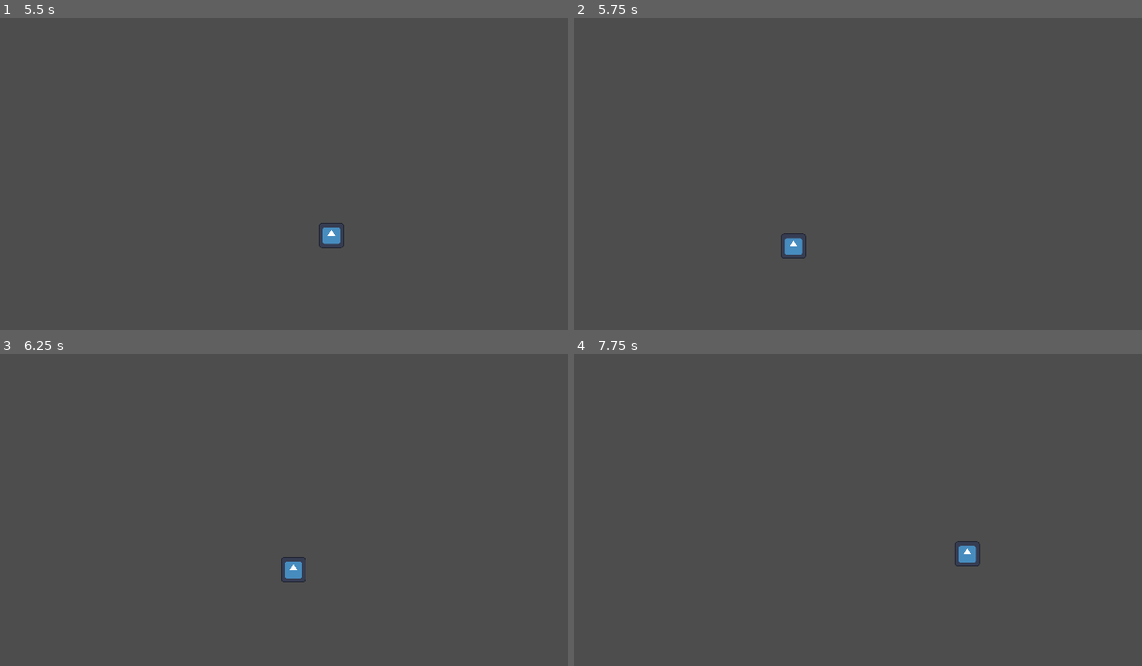
Above: before the commit, frames 1-4 (two rows, left to right).
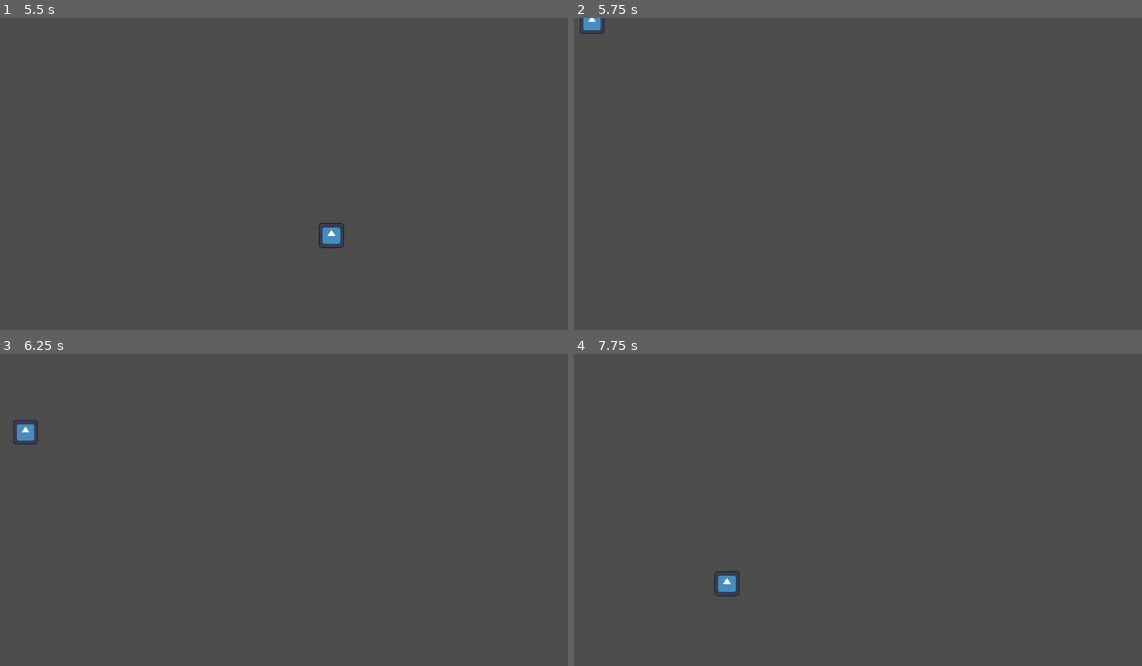
Above: after the commit, the same moments.

Repository: Relapson/Point-N-Click
Game: Godot game, scene res://scene_2.tscn
The game is run twice, just before and just after one commit, with the same random seed, the same clock (stepped at 60 frames per second) and the same inputs. This scene is started directly instead of the project's main scene. The engine's default icon, where the game draws it, is replaced by a stand-in: a white triangle on a blue panel in a dark square.
Inputs (mouse positions are in pixels of both pictures, inside the frame that each line leads up to):
- Up to frame 1 (5.5 s): tap Enter at 0.5 s; move the mouse to (499, 270) at 0.52 s; click (499, 270) at 0.6 s; move the mouse to (153, 248) at 1.27 s; right-click (153, 248) at 1.35 s; click (153, 248) at 1.42 s; move the mouse to (380, 136) at 2.02 s; click (380, 136) at 2.1 s; tap Space at 2.75 s; move the mouse to (266, 314) at 2.77 s; right-click (266, 314) at 2.85 s; click (266, 314) at 2.92 s; move the mouse to (528, 292) at 3.52 s; click (528, 292) at 3.6 s; move the mouse to (79, 164) at 4.27 s; right-click (79, 164) at 4.35 s; click (79, 164) at 4.42 s; move the mouse to (340, 230) at 5.02 s; click (340, 230) at 5.1 s
- Up to frame 2 (5.75 s): no input
- Up to frame 3 (6.25 s): move the mouse to (533, 528) at 5.77 s; right-click (533, 528) at 5.85 s; click (533, 528) at 5.92 s
- Up to frame 4 (7.75 s): move the mouse to (1039, 544) at 6.52 s; click (1039, 544) at 6.6 s; move the mouse to (727, 584) at 7.27 s; right-click (727, 584) at 7.35 s; click (727, 584) at 7.42 s

Frame 1 is identical in both runs. In frame 2, 0.4% of the frame differs, in the area x 0-41%, y 0-78%; in frame 3, 0.4%; in frame 4, 0.5%, in the area x 24-72%, y 59-78%.

Commit message:
letzter raum wird geloggt, spielerposition noch komisch

Diff:
--- a/Characters/Player.gd
+++ b/Characters/Player.gd
@@ -7,7 +7,7 @@
 @onready var navigation_agent: NavigationAgent2D = $NavigationAgent2D
 
 func _ready():
-	set_movement_target(position)
+	set_movement_target(position if RoomLoader.player_pos == null else RoomLoader.player_pos)
 	call_deferred("actor_setup")
 
 func actor_setup():
--- a/Control/leave_area_hotspot.gd
+++ b/Control/leave_area_hotspot.gd
@@ -1,16 +1,26 @@
 extends Area2D
 
-@export_file var next_room # pfad zur scene
-@export var exit_position: Vector2 # stelle zum wiedereintritt
+@export_file("*.tscn", "*.scn") var next_room # pfad zur scene
+@export var room_name: String
+
 var body_in_area = false
 var clicked = false # TODO: geht vielleicht besser, funktioniert aber
+var polygon_enter_point: Vector2 # punkt auf den der spieler beim betreten gesetzt wird
 
 func _ready():
 	$RoomName.set_text(next_room if next_room != null else "")
 	$RoomName.hide()
+	var polygon_points = $CollisionPolygon2D.get_polygon()
+	# mittig zwischen der unteren polygoin kante
+	var pol_x = (polygon_points[2].x - polygon_points[1].x) / 2
+	var pol_y = (polygon_points[2].y - polygon_points[1].y) / 2
+	polygon_enter_point = Vector2(pol_x, pol_y)
+	#polygon_enter_point = polygon_points[1].lerp(polygon_points[2], 0.5)
 
 func _process(_delta):
 	if clicked and body_in_area:
+		RoomLoader.room_name = room_name
+		RoomLoader.player_pos = polygon_enter_point
 		await get_tree().create_timer(0.2).timeout # TODO: kurz warten bevor szene gewechselt wird - evtl auch animation abspielen/abwarten dann
 		RoomLoader.goto_scene(next_room)
 		return
@@ -22,6 +32,8 @@
 		# check for doubleclick for instant scene transition
 		if event.double_click:
 			clicked = false
+			RoomLoader.room_name = room_name
+			RoomLoader.player_pos = polygon_enter_point
 			RoomLoader.goto_scene(next_room)
 			return
 		if event.get_button_index() == 1 and body_in_area:
--- a/Control/leave_area_hotspot.tscn
+++ b/Control/leave_area_hotspot.tscn
@@ -4,17 +4,19 @@
 [ext_resource type="FontFile" uid="uid://oqud717w80kb" path="res://Assets/Fonts/EastSeaDokdo-Regular.ttf" id="2_4f7dp"]
 
 [node name="LeaveAreaHotspot" type="Area2D"]
+position = Vector2(1009, 737)
 script = ExtResource("1_taqcs")
 metadata/_edit_group_ = true
 
 [node name="CollisionPolygon2D" type="CollisionPolygon2D" parent="."]
-polygon = PackedVector2Array(676, 366, 690, 781, 1164, 801, 1107, 339)
+position = Vector2(-909.6, -780.4)
+polygon = PackedVector2Array(682.6, 417.4, 684.6, 781.4, 1147.6, 781.4, 1143.6, 426.4)
 
 [node name="RoomName" type="Label" parent="."]
-offset_left = 822.0
-offset_top = 505.0
-offset_right = 995.0
-offset_bottom = 609.0
+offset_left = -87.6
+offset_top = -275.4
+offset_right = 85.4
+offset_bottom = -171.4
 theme_override_fonts/font = ExtResource("2_4f7dp")
 theme_override_font_sizes/font_size = 100
 text = "Lorem"
--- /dev/null
+++ b/Control/roomControl/main.gd
@@ -0,0 +1,9 @@
+extends Node
+
+func _ready():
+	print(RoomLoader.room_name)
+
+	if RoomLoader.room_name:
+		var room_node = RoomLoader.room_name
+		if room_node:
+			$Player.global_position = RoomLoader.player_pos
--- /dev/null
+++ b/Control/roomControl/scene_2.gd
@@ -0,0 +1,9 @@
+extends Node
+
+func _ready():
+	print(RoomLoader.room_name)
+
+	if RoomLoader.room_name:
+		var room_node = RoomLoader.room_name
+		if room_node:
+			$Player.global_position = RoomLoader.player_pos
--- /dev/null
+++ b/Control/roomControl/scene_3.gd
@@ -0,0 +1,9 @@
+extends Node
+
+func _ready():
+	print(RoomLoader.room_name)
+
+	if RoomLoader.room_name:
+		var room_node = RoomLoader.room_name
+		if room_node:
+			$Player.global_position = RoomLoader.player_pos
--- a/Control/room_loader.gd
+++ b/Control/room_loader.gd
@@ -1,6 +1,8 @@
 extends Node
 
 var current_scene = null
+var player_pos = null # spieler position um diese bei wiedereintritt zu setzen
+var room_name = null # raum namen merken um entsprechenden knoten wieder zu finden
 
 func _ready():
 	var root = get_tree().root
--- a/main.tscn
+++ b/main.tscn
@@ -1,6 +1,7 @@
-[gd_scene load_steps=6 format=3 uid="uid://cj4j0saa5edb7"]
+[gd_scene load_steps=7 format=3 uid="uid://cj4j0saa5edb7"]
 
 [ext_resource type="PackedScene" uid="uid://b38h7cepxykak" path="res://Characters/Player.tscn" id="1_ge7eo"]
+[ext_resource type="Script" path="res://Control/roomControl/main.gd" id="1_t38j7"]
 [ext_resource type="FontFile" uid="uid://oqud717w80kb" path="res://Assets/Fonts/EastSeaDokdo-Regular.ttf" id="4_0ibop"]
 [ext_resource type="PackedScene" uid="uid://bjng1m2u6rpc2" path="res://Control/leave_area_hotspot.tscn" id="4_7qghl"]
 [ext_resource type="Script" path="res://Control/ClickableArea.gd" id="5_efs5a"]
@@ -11,6 +12,7 @@
 outlines = Array[PackedVector2Array]([PackedVector2Array(186, 484, 929, 409, 1712, 343, 1778, 519, 1553, 689, 1256, 644, 1228, 821, 1691, 838, 1304, 1041, 899, 843, 378, 1011, 77, 824, 262, 695)])
 
 [node name="MainScene" type="Node"]
+script = ExtResource("1_t38j7")
 
 [node name="NavigationRegion2D" type="NavigationRegion2D" parent="."]
 navigation_polygon = SubResource("NavigationPolygon_0s3fd")
@@ -38,18 +40,17 @@
 text = "Lorem Ipsum"
 
 [node name="LeaveAreaHotspot" parent="." instance=ExtResource("4_7qghl")]
-position = Vector2(563, -375)
+position = Vector2(410, 484)
 next_room = "res://scene_2.tscn"
+room_name = "Room1"
 
 [node name="CollisionPolygon2D" parent="LeaveAreaHotspot" index="0"]
-polygon = PackedVector2Array(798, 657, 690, 781, 1164, 801, 1106, 502)
+polygon = PackedVector2Array(682.6, 417.4, 684.6, 781.4, 920.6, 756.4, 914.6, 422.4)
 
 [node name="LeaveAreaHotspot2" parent="." instance=ExtResource("4_7qghl")]
-position = Vector2(-492, -233)
+position = Vector2(1470, 361)
 next_room = "res://scene_3.tscn"
-
-[node name="CollisionPolygon2D" parent="LeaveAreaHotspot2" index="0"]
-polygon = PackedVector2Array(645, 391, 679, 718, 852, 700, 817, 377)
+room_name = "Room3"
 
 [connection signal="mouse_entered" from="ClickableArea" to="ClickableArea" method="_on_mouse_entered" flags=18]
 [connection signal="mouse_exited" from="ClickableArea" to="ClickableArea" method="_on_mouse_exited" flags=18]
--- a/scene_2.tscn
+++ b/scene_2.tscn
@@ -1,5 +1,6 @@
-[gd_scene load_steps=6 format=3 uid="uid://b7giusivf3uo6"]
+[gd_scene load_steps=7 format=3 uid="uid://b7giusivf3uo6"]
 
+[ext_resource type="Script" path="res://Control/roomControl/scene_2.gd" id="1_noabo"]
 [ext_resource type="PackedScene" uid="uid://b38h7cepxykak" path="res://Characters/Player.tscn" id="1_twlcm"]
 [ext_resource type="Script" path="res://Control/ClickableArea.gd" id="2_da2sr"]
 [ext_resource type="FontFile" uid="uid://oqud717w80kb" path="res://Assets/Fonts/EastSeaDokdo-Regular.ttf" id="3_2qtwx"]
@@ -11,6 +12,7 @@
 outlines = Array[PackedVector2Array]([PackedVector2Array(244, 628, 919, 498, 1749, 658, 1813, 847, 718, 941, 240, 786)])
 
 [node name="Scene2" type="Node"]
+script = ExtResource("1_noabo")
 
 [node name="NavigationRegion2D" type="NavigationRegion2D" parent="."]
 navigation_polygon = SubResource("NavigationPolygon_eb2dj")
@@ -38,8 +40,9 @@
 text = "Lorem Ipsum"
 
 [node name="LeaveAreaHotspot" parent="." instance=ExtResource("4_tvvqn")]
-position = Vector2(9, -220)
+position = Vector2(956, 561)
 next_room = "res://main.tscn"
+room_name = "Main"
 
 [node name="CollisionPolygon2D" parent="LeaveAreaHotspot" index="0"]
 polygon = PackedVector2Array(811, 492, 683, 750, 1145, 768, 990, 480)
--- a/scene_3.tscn
+++ b/scene_3.tscn
@@ -1,6 +1,7 @@
-[gd_scene load_steps=4 format=3 uid="uid://d3k5goecj0g4g"]
+[gd_scene load_steps=5 format=3 uid="uid://d3k5goecj0g4g"]
 
 [ext_resource type="PackedScene" uid="uid://bjng1m2u6rpc2" path="res://Control/leave_area_hotspot.tscn" id="1_4phat"]
+[ext_resource type="Script" path="res://Control/roomControl/scene_3.gd" id="1_td2ol"]
 [ext_resource type="PackedScene" uid="uid://b38h7cepxykak" path="res://Characters/Player.tscn" id="2_44wxe"]
 
 [sub_resource type="NavigationPolygon" id="NavigationPolygon_x53dh"]
@@ -9,13 +10,15 @@
 outlines = Array[PackedVector2Array]([PackedVector2Array(319, 616, 517, 793, 1713, 582, 381, 480)])
 
 [node name="Scene3" type="Node"]
+script = ExtResource("1_td2ol")
 
 [node name="NavigationRegion2D" type="NavigationRegion2D" parent="."]
 navigation_polygon = SubResource("NavigationPolygon_x53dh")
 
 [node name="LeaveAreaHotspot" parent="." instance=ExtResource("1_4phat")]
-position = Vector2(379, -203)
+position = Vector2(1353, 571)
 next_room = "res://main.tscn"
+room_name = "Main"
 
 [node name="CollisionPolygon2D" parent="LeaveAreaHotspot" index="0"]
 polygon = PackedVector2Array(875, 438, 690, 781, 1164, 801, 1078, 667)
